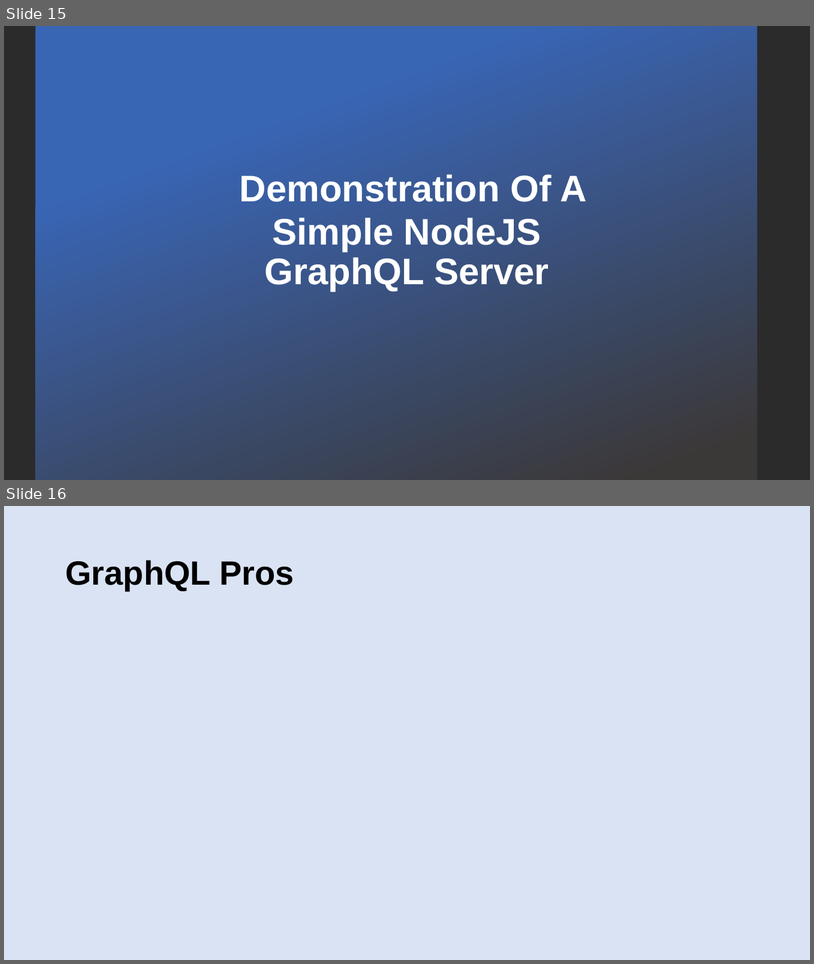
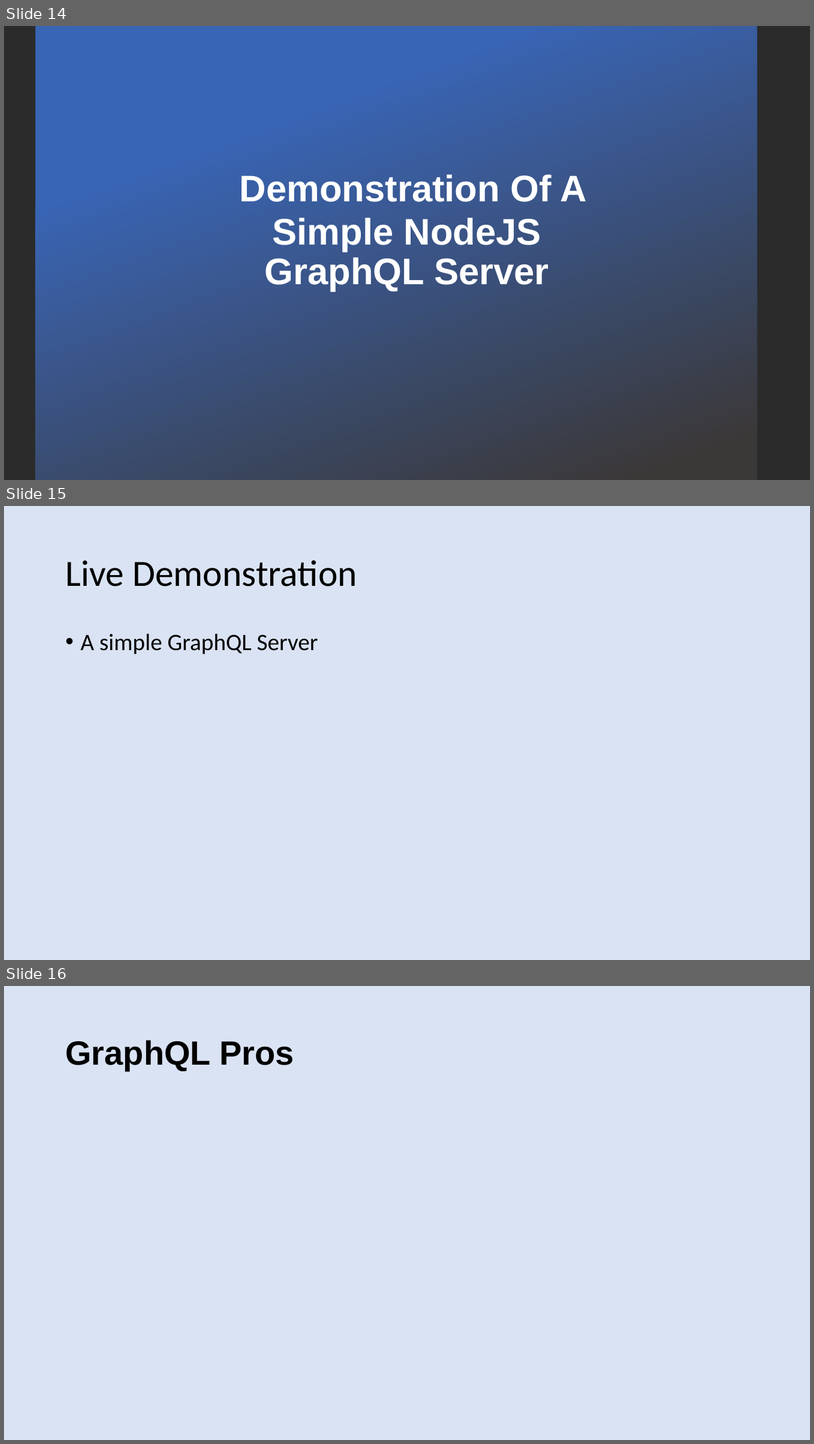
Before and after one commit to patelg123/graphql-presentation, a slide deck: current.pptx. Shown one above the other, each under a label of ours: slides 15 and 16 before the commit, slides 14, 15 and 16 after it. The pictures are 814x964 and 814x1444 pixels, drawn with LibreOffice and Linux fonts; fonts in the diff are those of the drawing; background and template pictures are left out; a plain dark background stands for a picture behind light text. Boxes give left, top, right and bottom in pixels: in the first picture for what was removed or moved away, otherwise in the second. Text is boxed around its words. In the diff, an @@ line names an element or a change of style, - is before the commit and + after.

```diff
--- a/current.pptx
+++ b/current.pptx
@@ slide 15 added at [4, 506, 810, 960], background #DAE3F3 @@
@@ title added at [65, 560, 357, 586], 44 pt, text #000000 @@
+Live Demonstration
@@ text added at [81, 633, 318, 654], 28 pt, text #000000 @@
+• A simple GraphQL Server
@@ what was slide 15 is now slide 14 @@
```
Also in this commit, not shown: 6 slides changed, 1 other slide added, 1 slide removed, 1 other file.
